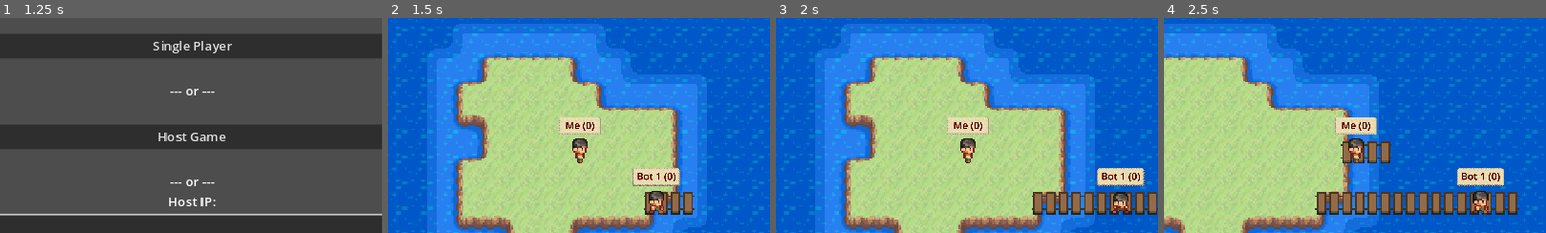
Above: before the commit, frames 1-4 (left to right).
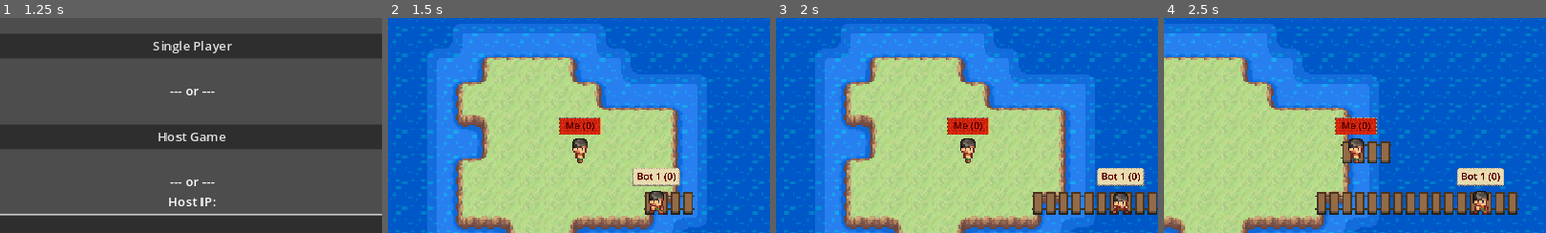
Above: after the commit, the same moments.

Repository: filippo-orru/island-tag-game
Game: Godot game, scene res://MainMenu.tscn
The game is run twice, just before and just after one commit, with the same random seed, the same clock (stepped at 60 frames per second) and the same inputs.
Inputs (mouse positions are % of the whole screen's width and height, from its top left):
- Up to frame 1 (1.25 s): click (50, 68) at 0.52 s; type "12" at 0.6 s
- Up to frame 2 (1.5 s): click "Single Player" at 1.25 s
- Up to frame 3 (2 s): no input
- Up to frame 4 (2.5 s): hold Right (ui_right) from 2.03 s (still down)
The pictures show only the part of the screen within x 25-75%, y 19-69%; the shares and areas given below are measured in that part.

Frame 1 is identical in both runs. In frame 2, 0.8% of the frame differs, in the area x 44-56%, y 46-55%; in frame 3, 0.8%; in frame 4, 0.8%.

Commit message:
Set hunter initialy

Diff:
--- a/player/Player.gd
+++ b/player/Player.gd
@@ -32,7 +32,7 @@
 func _ready():
 	fromPos = Vector2i(position / GRID_SIZE)
 	targetPos = Vector2i(position / GRID_SIZE)
-	#set_hunter(hunter)
+	set_hunter(hunter)
 
 func _input(event):
 	controller._input(event)
